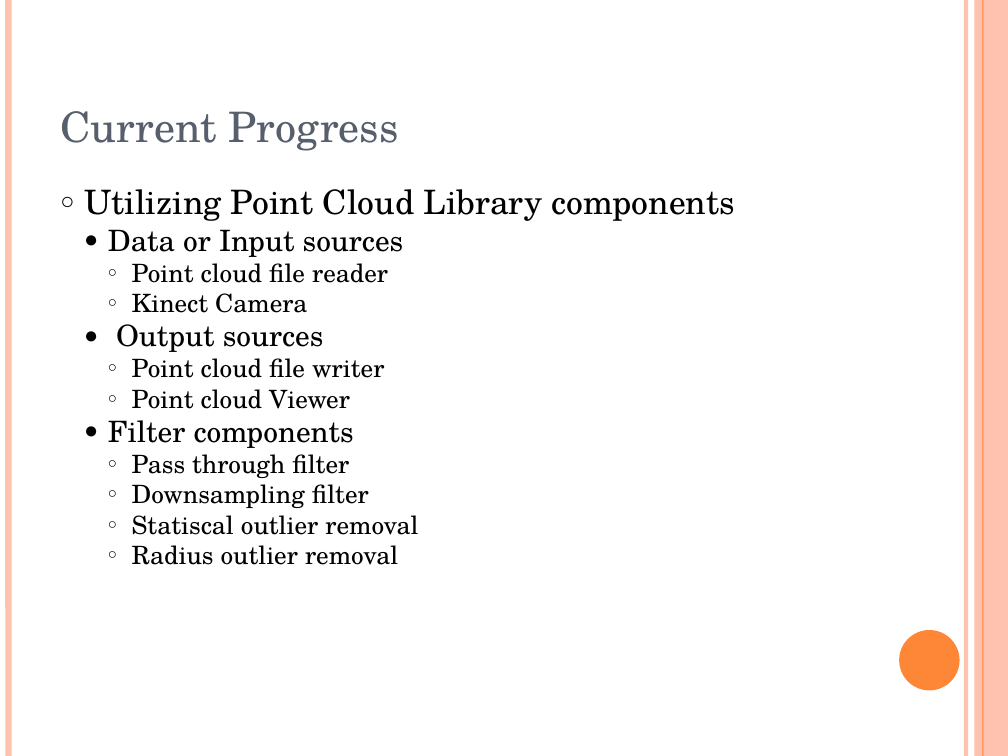
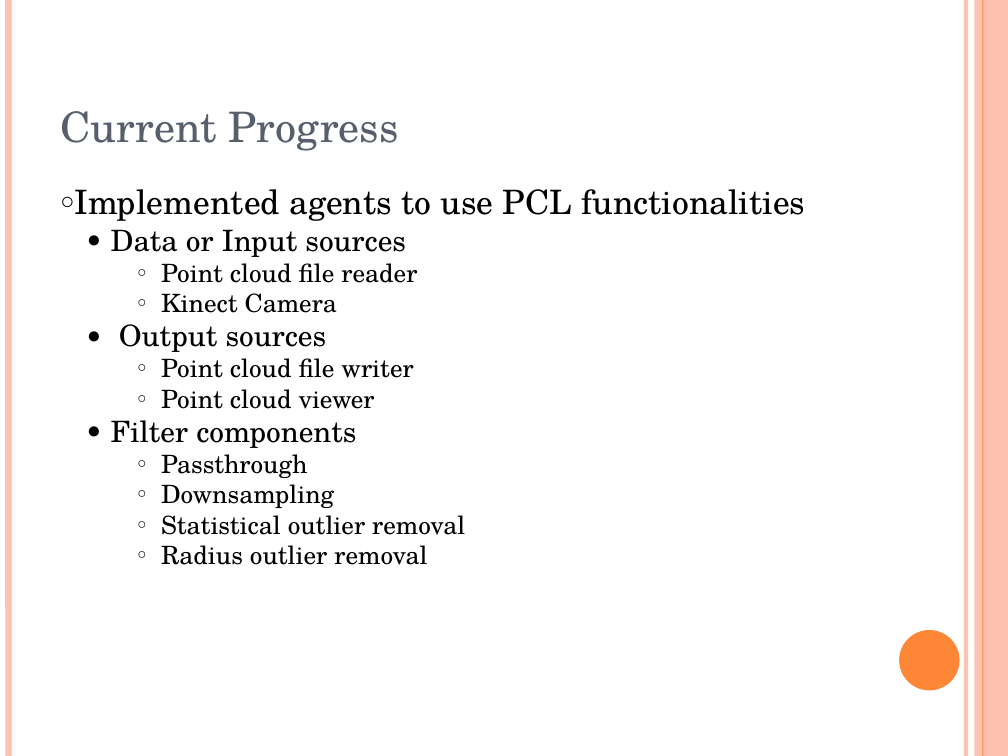
Before and after one commit to oscar-lima/sdp_ws2013_pcl, a slide deck: slide 3 of doc/apcl_presentation.pptx. Drawn at 1008x756 pixels with LibreOffice and Linux fonts; fonts in the diff are those of the drawing. Boxes give left, top, right and bottom in pixels: in the first picture for what was removed or moved away, otherwise in the second. Text is boxed around its words. In the diff, an @@ line names an element or a change of style, - is before the commit and + after.

```diff
--- a/doc/apcl_presentation.pptx
+++ b/doc/apcl_presentation.pptx
@@ text at (x1=74, y1=189, x2=805, y2=221): text changed @@
-○ Utilizing Point Cloud Library components
+○ Implemented agents to use PCL functionalities
@@ text at (x1=111, y1=229, x2=427, y2=565): indent changed @@
@@ text at (x1=161, y1=389, x2=375, y2=409): text changed @@
-    ○ Point cloud Viewer
+    ○ Point cloud viewer
@@ text at (x1=161, y1=454, x2=465, y2=535): text changed @@
-    ○ Pass through filter
-    ○ Downsampling filter
-    ○ Statiscal outlier removal
+    ○ Passthrough
+    ○ Downsampling
+    ○ Statistical outlier removal
```
Also in this commit, not shown: 5 other slides changed, 4 slides added, 2 slides removed.
